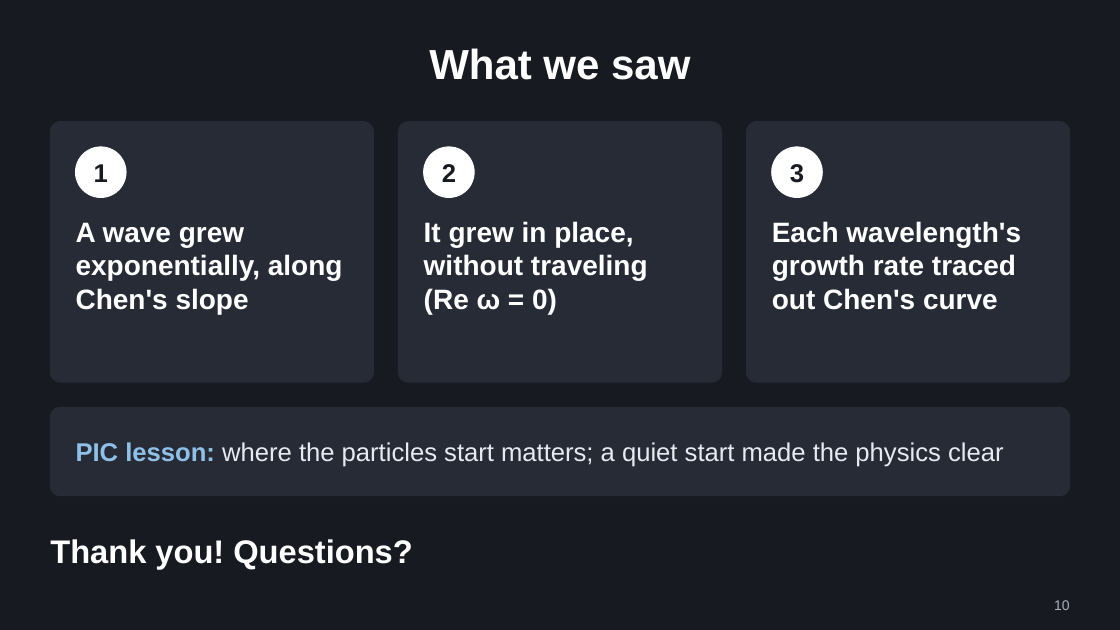
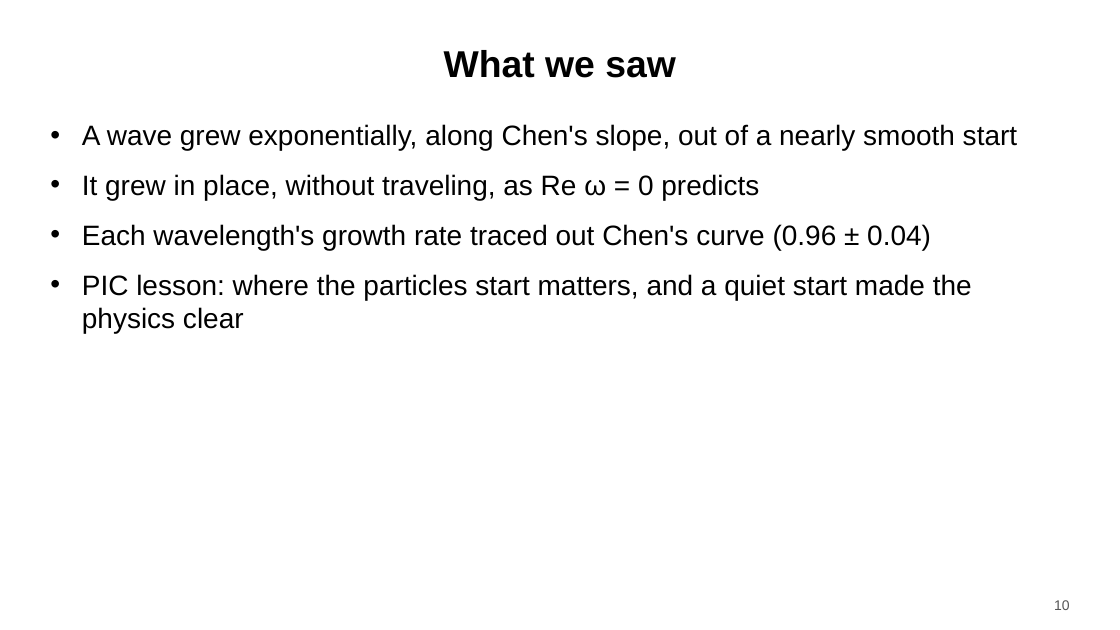
Before and after one commit to harry-wu-28/plasma, a slide deck: slide 10 of twostream/results/talk/twostream_talk.pptx. Drawn at 1120x630 pixels with LibreOffice and Linux fonts; fonts in the diff are those of the drawing. Boxes give left, top, right and bottom in pixels: in the first picture for what was removed or moved away, otherwise in the second. Text is boxed around its words. In the diff, an @@ line names an element or a change of style, - is before the commit and + after.

```diff
--- a/twostream/results/talk/twostream_talk.pptx
+++ b/twostream/results/talk/twostream_talk.pptx
@@ background #171A21 to #FFFFFF @@
@@ title "What we saw" at <box>444,50,676,78</box>: size 36 to 32 pt, text colour #FFFFFF to #000000 @@
@@ rounded rectangle removed at <box>50,122,373,382</box> @@
@@ ellipse removed at <box>76,147,126,197</box> @@
@@ text added at <box>82,124,1017,334</box>, 24 pt, text #000000 @@
+• A wave grew exponentially, along Chen's slope, out of a nearly smooth start
+• It grew in place, without traveling, as Re ω = 0 predicts
+• Each wavelength's growth rate traced out Chen's curve (0.96 ± 0.04)
+• PIC lesson: where the particles start matters, and a quiet start made the physics clear
@@ rounded rectangle removed at <box>398,122,721,382</box> @@
@@ ellipse removed at <box>423,147,474,197</box> @@
@@ rounded rectangle removed at <box>747,122,1070,382</box> @@
@@ ellipse removed at <box>772,147,823,197</box> @@
@@ text removed at <box>94,164,108,182</box> @@
-1
@@ text removed at <box>442,164,456,182</box> @@
-2
@@ text removed at <box>790,164,804,183</box> @@
-3
@@ text removed at <box>76,222,343,314</box> @@
-A wave grew exponentially, along Chen's slope
@@ text removed at <box>424,221,648,314</box> @@
-It grew in place, without traveling (Re ω = 0)
@@ text removed at <box>772,221,1021,310</box> @@
-Each wavelength's growth rate traced out Chen's curve
@@ rounded rectangle removed at <box>50,408,1070,496</box> @@
@@ text removed at <box>76,442,1004,467</box> @@
-PIC lesson: where the particles start matters; a quiet start made the physics clear
@@ text removed at <box>50,539,412,569</box> @@
-Thank you! Questions?
@@ page number at <box>1054,600,1070,610</box>: text colour #A9B0BD to #555555 @@
```
Also in this commit, not shown: 17 other slides changed, 16 other files.
